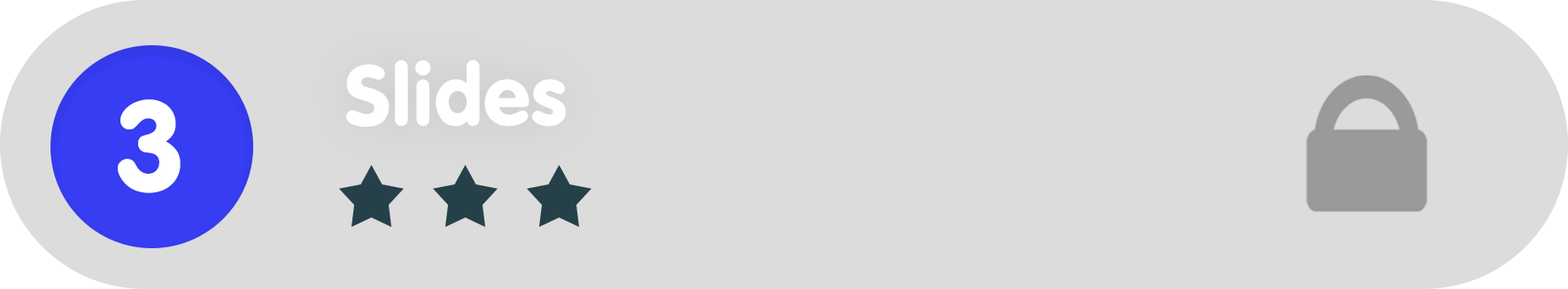
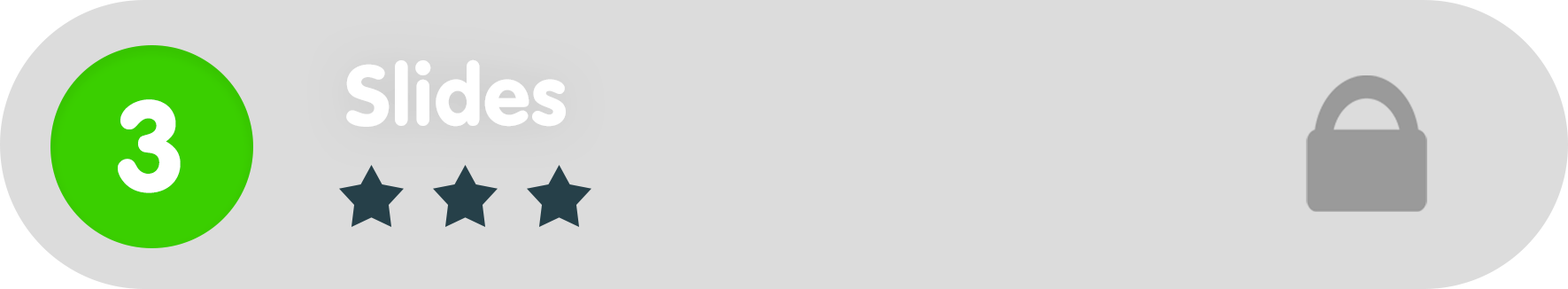
Layer changes from the first 1568px x 289px image to the second:
painted on "Ellipse_green" over [50, 45, 254, 248]
